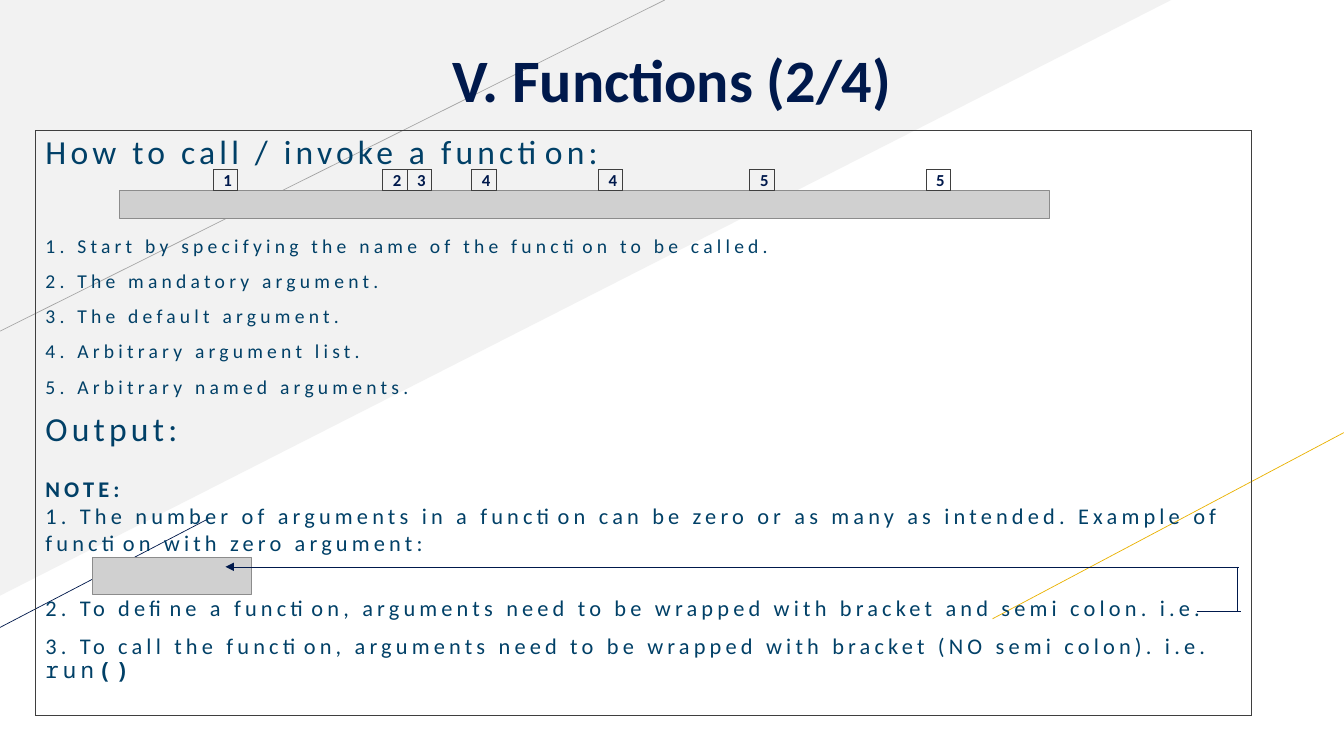
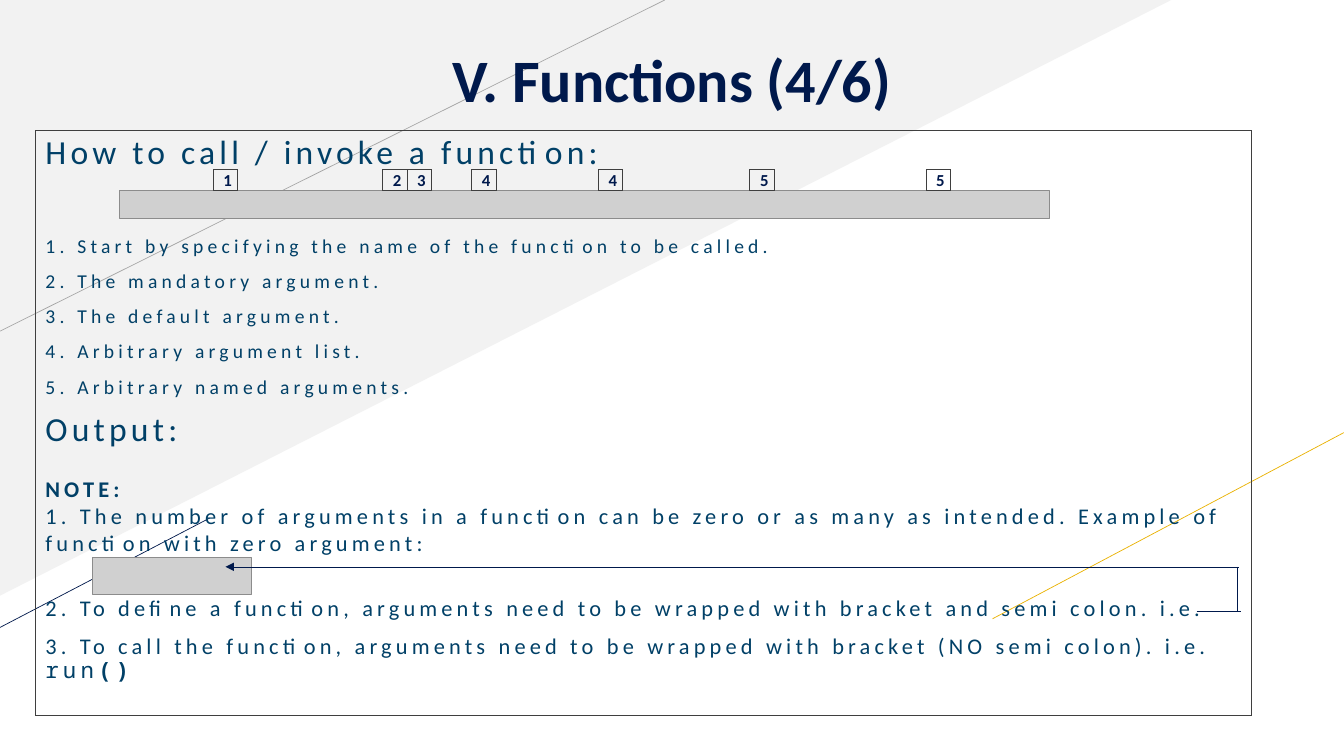
Before and after one commit to sgpy/foconnect, a slide deck: slide 21 of handouts/Python.pptx (slide 19 before the commit). Drawn at 1344x756 pixels with LibreOffice and Linux fonts; fonts in the diff are those of the drawing; grey boxes stand for pictures. Boxes give left, top, right and bottom in pixels: in the first picture for what was removed or moved away, otherwise in the second. Text is boxed around its words. In the diff, an @@ line names an element or a change of style, - is before the commit and + after.

Commit message:
Updated function modules

```diff
--- a/handouts/Python.pptx
+++ b/handouts/Python.pptx
@@ text at [453, 52, 891, 111]: text changed @@
-V. Functions (2/4)
+V. Functions (4/6)
```
Also in this commit, not shown: 3 other slides changed, 2 slides added, 1 other file.
